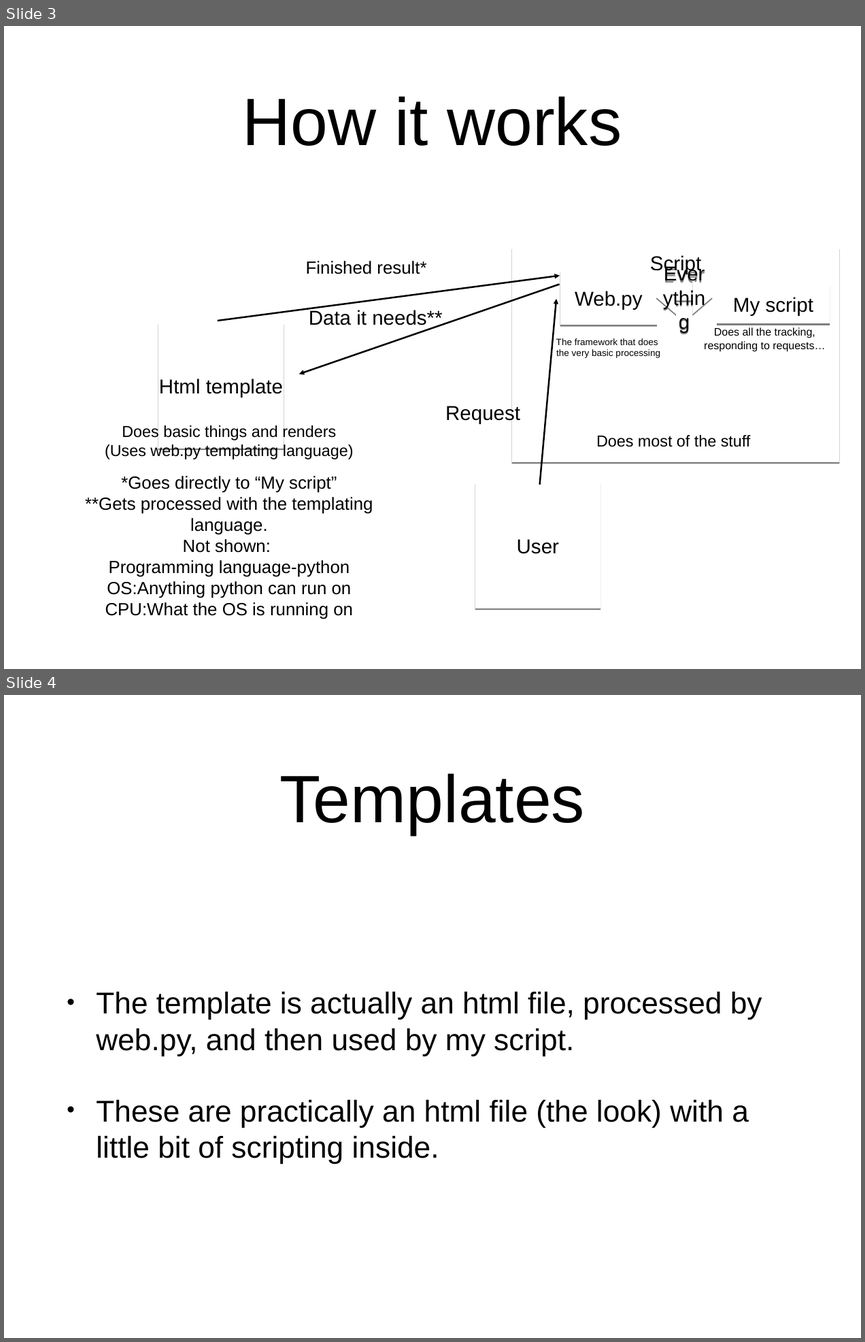
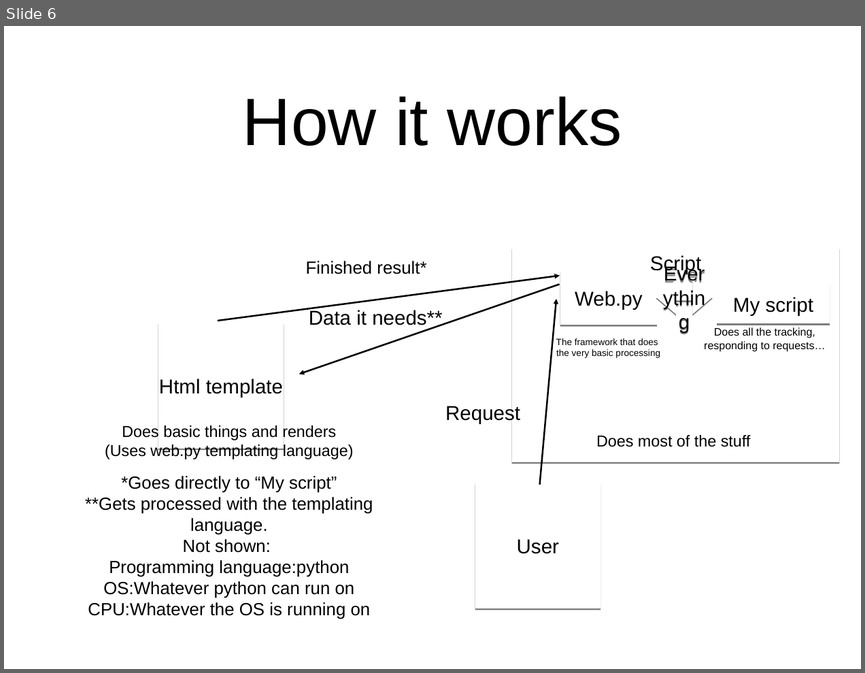
Before and after one commit to CrazyPython/DebateForum, a slide deck: Presentation.ppt. Shown one above the other, each under a label of ours: slides 3 and 4 before the commit, slide 6 after it. The pictures are 865x1342 and 865x673 pixels, drawn with LibreOffice and Linux fonts; fonts in the diff are those of the drawing. Boxes give left, top, right and bottom in pixels: in the first picture for what was removed or moved away, otherwise in the second. Text is boxed around its words. In the diff, an @@ line names an element or a change of style, - is before the commit and + after.

```diff
--- a/Presentation.ppt
+++ b/Presentation.ppt
@@ slide 4 removed at bbox=[4, 695, 861, 1338], background #FFFFFF @@
@@ title removed at bbox=[280, 773, 585, 834] @@
-Templates
@@ text removed at bbox=[96, 991, 762, 1163] @@
-• The template is actually an html file, processed by web.py, and then used by my script.
-• These are practically an html file (the look) with a little bit of scripting inside.
@@ what was slide 3 is now slide 6 @@
@@ slide 6 changed as well @@
@@ text in free at bbox=[88, 560, 371, 619]: text changed @@
-Programming language-python
-OS:Anything python can run on
-CPU:What the OS is running on
+Programming language:python
+OS:Whatever python can run on
+CPU:Whatever the OS is running on
```
Also in this commit, not shown: 2 other slides changed, 12 slides added, 2 other slides removed, 1 other file.
